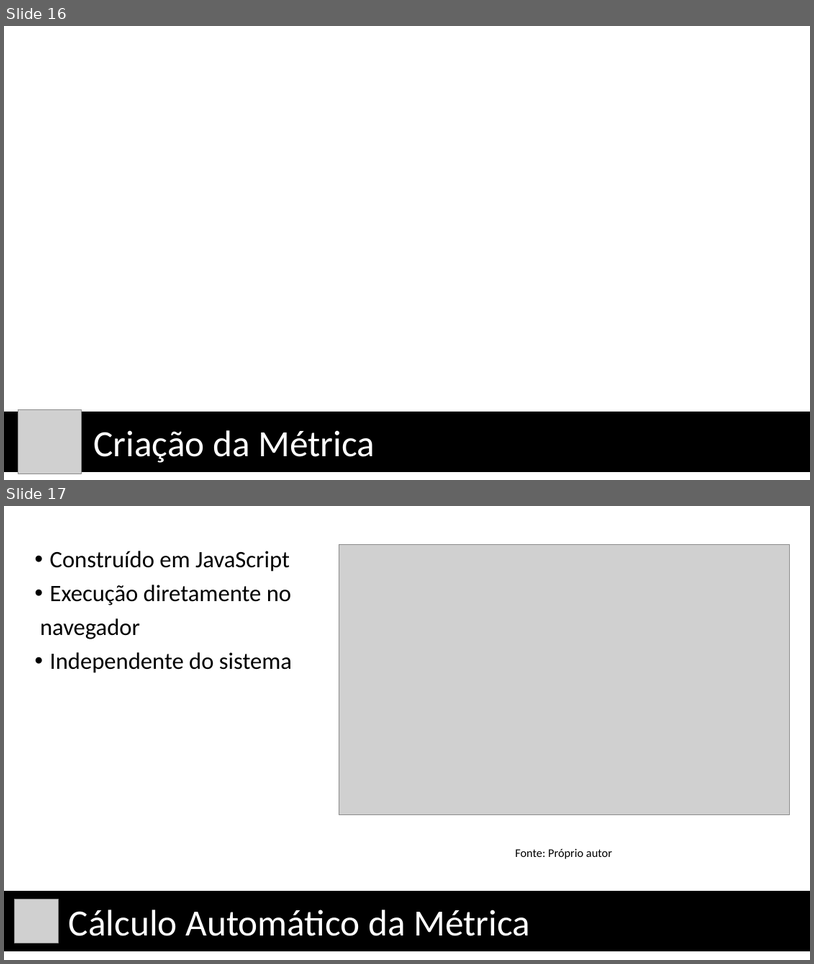
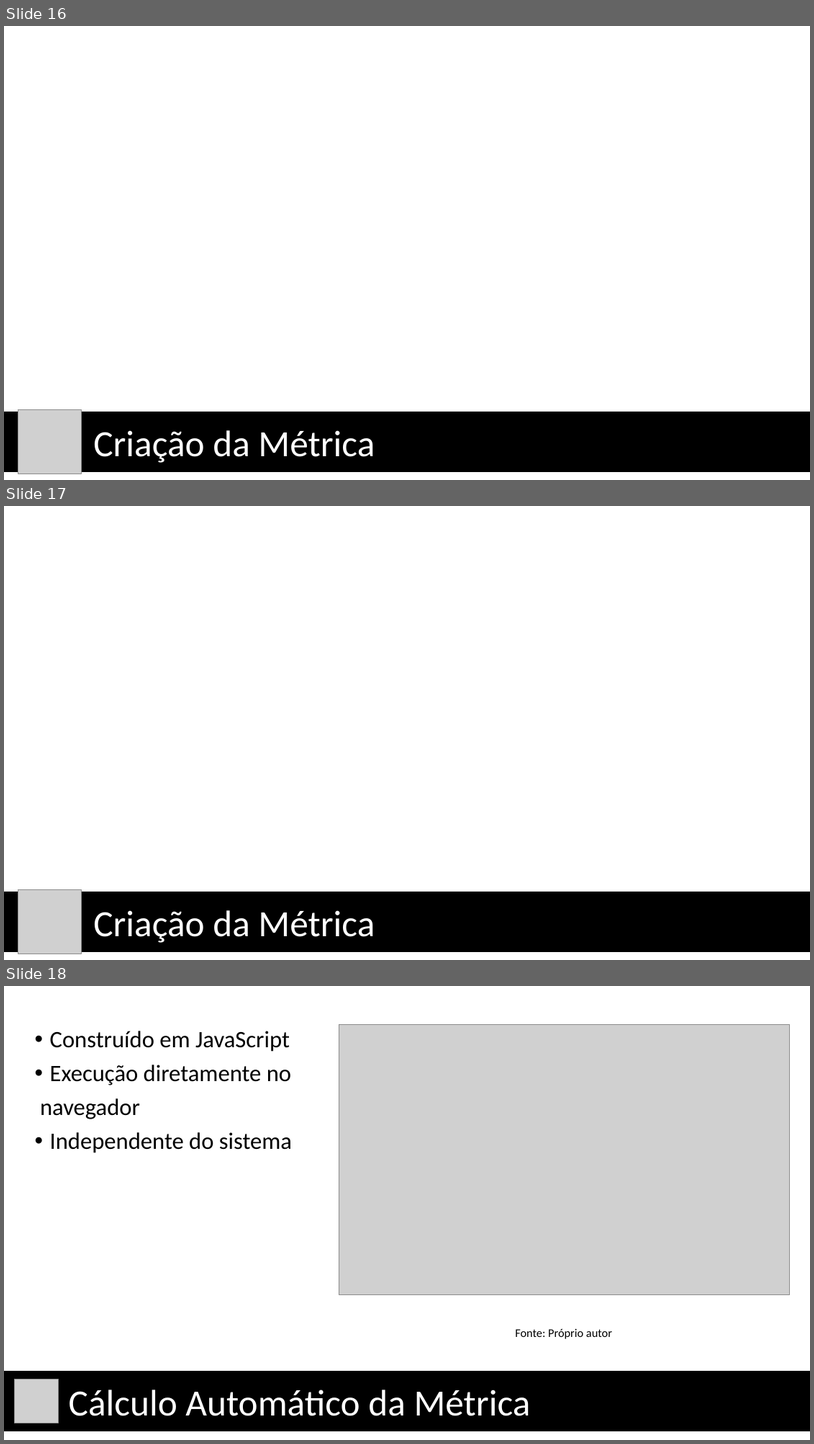
Before and after one commit to vcsalvador/TCC-I, a slide deck: Apresentação/Em Direção a uma Métrica de Qualidade e 2.pptx. Shown one above the other, each under a label of ours: slides 16 and 17 before the commit, slides 16, 17 and 18 after it. The pictures are 814x964 and 814x1444 pixels, drawn with LibreOffice and Linux fonts; fonts in the diff are those of the drawing; grey boxes stand for pictures. Boxes give left, top, right and bottom in pixels: in the first picture for what was removed or moved away, otherwise in the second. Text is boxed around its words. In the diff, an @@ line names an element or a change of style, - is before the commit and + after.

```diff
--- a/Apresentação/Em Direção a uma Métrica de Qualidade e 2.pptx
+++ b/Apresentação/Em Direção a uma Métrica de Qualidade e 2.pptx
@@ slide 17 added at (4,506,810,960), background #FFFFFF @@
@@ rectangle added at (4,892,810,952), fill #000000, outline #000000 1 pt, 44 pt, text #FFFFFF @@
+Criação da Métrica
@@ picture added at (18,890,82,953) @@
@@ what was slide 17 is now slide 18 @@
```
Also in this commit, not shown: 14 slides changed, 2 other slides added, 38 other files.
